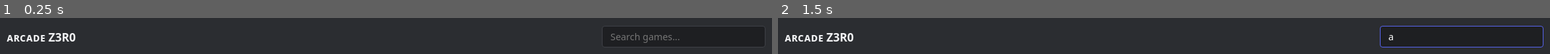
Above: before the commit, frames 1-2 (left to right).
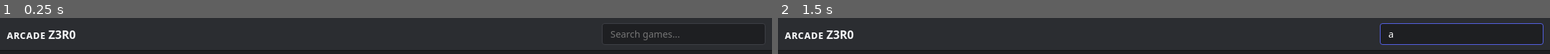
Above: after the commit, the same moments.

Repository: MrFreezies/discord-arcade
Game: browser game, page index.html
Two runs of this game, one before a commit and one after it. Both use one fixed random seed, a clock stepped at 60 frames per second and the inputs below.
Inputs (mouse positions are in pixels of both pictures, inside the frame that each line leads up to; where the layout moved, square brackets give the same spot in the first picture):
- Up to frame 1 (0.25 s): no input
- Up to frame 2 (1.5 s): tap Space at 1.1 s; click (1465, 34) [1465, 37] at 1.27 s; type "a" at 1.27 s; tap Enter at 1.3 s

The runs differ from the first frame. In frame 1, 4.8% of the frame differs, in the area x 0-100%, y 21-91%; in frame 2, 5.0%, in the area x 0-100%, y 14-91%.

Commit message:
Update index.html

Diff:
--- a/index.html
+++ b/index.html
@@ -6,20 +6,47 @@
   <title>ᴀʀᴄᴀᴅᴇ Z3R0</title>
 <style>
     * { box-sizing: border-box; margin: 0; padding: 0; font-family: system-ui, sans-serif; }
-    body { background: #1e1f22; color: #f2f3f5; display: flex; flex-direction: column; height: 100vh; overflow: hidden; }
-    header { background: #2b2d31; padding: 12px 20px; display: flex; justify-content: space-between; align-items: center; border-bottom: 1px solid #111214; gap: 12px; flex-shrink: 0; }
+    body { background: #1e1f22; color: #f2f3f5; height: 100vh; width: 100vw; overflow: hidden; position: relative; }
+    header { position: absolute; top: 0; left: 0; right: 0; height: 50px; background: #2b2d31; padding: 0 20px; display: flex; justify-content: space-between; align-items: center; border-bottom: 1px solid #111214; z-index: 10; }
     h1 { font-size: 1.1rem; font-weight: 700; white-space: nowrap; }
     #search-input { background: #1e1f22; border: 1px solid #3f4147; color: white; padding: 6px 12px; border-radius: 4px; outline: none; width: 250px; font-size: 0.9rem; }
     #search-input:focus { border-color: #5865f2; }
     #back-btn { background: #5865f2; color: white; border: none; padding: 6px 14px; border-radius: 4px; cursor: pointer; font-weight: 600; display: none; }
     #back-btn:hover { background: #4752c4; }
-    #library { padding: 24px; display: flex; flex-wrap: wrap; align-items: flex-start; align-content: flex-start; gap: 16px; overflow-y: auto; flex: 1; }
-    .game-card { background: #2b2d31; border: 1px solid #3f4147; border-radius: 8px; padding: 12px; cursor: pointer; transition: transform 0.15s, border-color 0.15s; display: flex; flex-direction: column; width: 180px; height: 180px; gap: 8px; overflow: hidden; flex-shrink: 0; flex-grow: 0; }
+
+    #library {
+      position: absolute;
+      top: 50px;
+      bottom: 0;
+      left: 0;
+      right: 0;
+      padding: 24px;
+      display: grid;
+      grid-template-columns: repeat(auto-fill, minmax(180px, 1fr));
+      grid-auto-rows: 190px;
+      gap: 16px;
+      overflow-y: auto;
+    }
+
+    .game-card {
+      background: #2b2d31;
+      border: 1px solid #3f4147;
+      border-radius: 8px;
+      padding: 12px;
+      cursor: pointer;
+      transition: transform 0.15s, border-color 0.15s;
+      display: flex;
+      flex-direction: column;
+      height: 190px;
+      gap: 8px;
+      overflow: hidden;
+    }
     .game-card:hover { transform: translateY(-3px); border-color: #5865f2; box-shadow: 0 4px 12px rgba(88, 101, 242, 0.2); }
-    .card-thumb { width: 100%; height: 90px; background: #111214; border-radius: 6px; display: flex; align-items: center; justify-content: center; overflow: hidden; font-size: 0.8rem; color: #80848e; text-align: center; flex-shrink: 0; }
+    .card-thumb { width: 100%; height: 95px; background: #111214; border-radius: 6px; display: flex; align-items: center; justify-content: center; overflow: hidden; font-size: 0.8rem; color: #80848e; text-align: center; flex-shrink: 0; }
     .system-badge { display: inline-block; background: #5865f2; font-size: 0.65rem; font-weight: 700; padding: 2px 6px; border-radius: 10px; width: fit-content; text-transform: uppercase; flex-shrink: 0; }
     .game-title { font-size: 0.85rem; font-weight: 600; line-height: 1.1; display: -webkit-box; -webkit-line-clamp: 2; -webkit-box-orient: vertical; overflow: hidden; flex-shrink: 0; }
-    #player-container { flex: 1; width: 100%; height: 100%; display: none; background: #000; }
+
+    #player-container { position: absolute; top: 50px; bottom: 0; left: 0; right: 0; display: none; background: #000; z-index: 5; }
     #game { width: 100%; height: 100%; }
   </style>
 </head>
